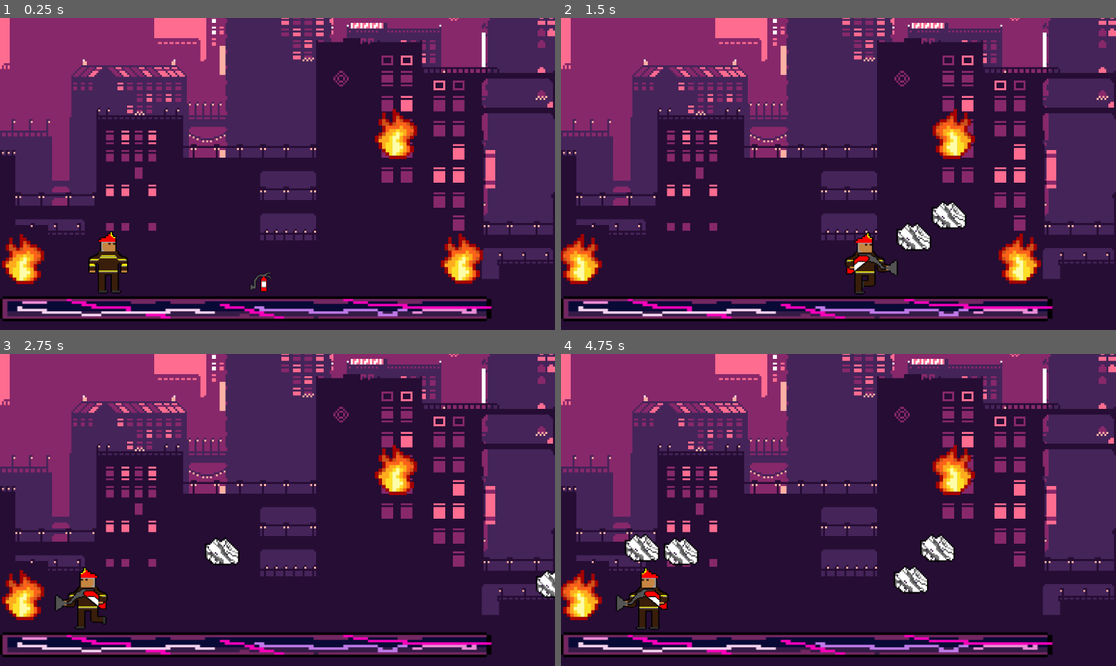
Above: before the commit, frames 1-4 (two rows, left to right).
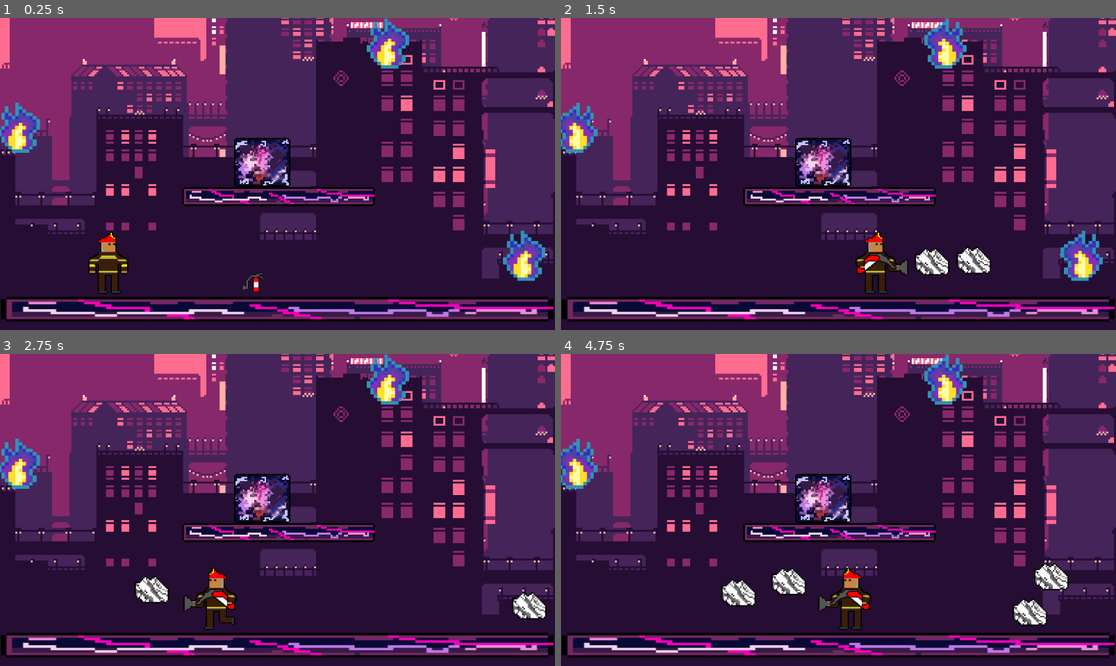
Above: after the commit, the same moments.

Repository: Periusdv/trabalhoa3_jogo_pazjusticainstituicoes
Game: Godot game, scene res://world.tscn
Two runs of this game, one before a commit and one after it. Both use one fixed random seed, a clock stepped at 60 frames per second and the inputs below.
Inputs:
- Up to frame 1 (0.25 s): no input
- Up to frame 2 (1.5 s): tap Enter at 0.5 s; hold Right (ui_right) from 0.53 s (still down); tap Space (ui_select) at 0.6, 0.77, 1.07, 1.35 s
- Up to frame 3 (2.75 s): tap Space (ui_select) at 1.52, 1.82, 2.1 s; release Right (ui_right) at 2.03 s; hold Left (ui_left) from 2.03 s (still down)
- Up to frame 4 (4.75 s): release Left (ui_left) at 2.78 s; hold Right (ui_right) 2.78-4.28 s; tap Space (ui_select) at 2.85, 3.02, 3.32, 3.6, 3.77, 4.07, 4.35, 4.52 s; hold Left (ui_left) from 4.28 s (still down)

The runs differ from the first frame. In frame 1, 15% of the frame differs, in the area x 0-100%, y 0-98%; in frame 2, 17%; in frame 3, 16%; in frame 4, 18%.

Commit message:
build
fogo azul e plataformas e blocos com skipt da spuma

Diff:
--- /dev/null
+++ b/back_grond.gd
@@ -0,0 +1,8 @@
+extends Node2D
+
+@export var scroll_speed := 0.5
+
+func _process(_delta):
+	var player = get_node("../player") # ajusta o caminho do player
+	if player:
+		$TextureRect.material.set_shader_parameter("player_position", player.global_position / 1000.0)
--- /dev/null
+++ b/back_grond.gdshader
@@ -0,0 +1,9 @@
+shader_type canvas_item;
+
+uniform float scroll_speed : hint_range(0.0, 2.0) = 0.5;
+uniform vec2 player_position;
+
+void fragment() {
+    vec2 uv = UV + player_position * scroll_speed;
+    COLOR = texture(TEXTURE, uv);
+}
--- /dev/null
+++ b/back_grond.tscn
@@ -0,0 +1,21 @@
+[gd_scene load_steps=5 format=3 uid="uid://dx4oo34vh47qc"]
+
+[ext_resource type="Shader" uid="uid://d1lwtswddi7o3" path="res://back_grond.gdshader" id="1_28dbd"]
+[ext_resource type="Script" uid="uid://dji8es3g605fj" path="res://back_grond.gd" id="1_dwyq1"]
+[ext_resource type="Texture2D" uid="uid://cw6sfec4db4n0" path="res://assets/Cidade1.png" id="2_dwyq1"]
+
+[sub_resource type="ShaderMaterial" id="ShaderMaterial_el2g2"]
+shader = ExtResource("1_28dbd")
+shader_parameter/scroll_speed = 0.5
+shader_parameter/player_position = Vector2(0, 0)
+
+[node name="BackGrond" type="Node2D"]
+script = ExtResource("1_dwyq1")
+
+[node name="TextureRect" type="TextureRect" parent="."]
+texture_repeat = 2
+material = SubResource("ShaderMaterial_el2g2")
+offset_top = -647.0
+offset_right = 2304.0
+offset_bottom = 649.0
+texture = ExtResource("2_dwyq1")
--- /dev/null
+++ b/caixa.tscn
@@ -0,0 +1,16 @@
+[gd_scene load_steps=3 format=3 uid="uid://pb0w02ytaa37"]
+
+[ext_resource type="Texture2D" uid="uid://jfhbaqt0gqx7" path="res://assets/Bloco.png" id="1_htcy5"]
+
+[sub_resource type="RectangleShape2D" id="RectangleShape2D_tpuep"]
+size = Vector2(114, 101)
+
+[node name="caixa" type="StaticBody2D"]
+
+[node name="Sprite2D" type="Sprite2D" parent="."]
+position = Vector2(72, 71)
+texture = ExtResource("1_htcy5")
+
+[node name="CollisionShape2D" type="CollisionShape2D" parent="."]
+position = Vector2(59, 51.5)
+shape = SubResource("RectangleShape2D_tpuep")
--- /dev/null
+++ b/chao_menor.tscn
@@ -0,0 +1,16 @@
+[gd_scene load_steps=3 format=3 uid="uid://dx0emexnv0tmu"]
+
+[ext_resource type="Texture2D" uid="uid://bcv5wonvgf7tv" path="res://assets/ChaoNovo.png" id="1_qcgc7"]
+
+[sub_resource type="RectangleShape2D" id="RectangleShape2D_e7wfd"]
+size = Vector2(405, 36)
+
+[node name="chaoMenor" type="StaticBody2D"]
+
+[node name="Sprite2D" type="Sprite2D" parent="."]
+position = Vector2(197, -74)
+texture = ExtResource("1_qcgc7")
+
+[node name="CollisionShape2D" type="CollisionShape2D" parent="."]
+position = Vector2(195, 18)
+shape = SubResource("RectangleShape2D_e7wfd")
--- a/estintor.tscn
+++ b/estintor.tscn
@@ -4,7 +4,7 @@
 [ext_resource type="Texture2D" uid="uid://cphtg6ixu21q0" path="res://assets/ExtintorIncendioNovo.png" id="2_tkfan"]
 
 [sub_resource type="RectangleShape2D" id="RectangleShape2D_tkfan"]
-size = Vector2(45, 56.25)
+size = Vector2(46, 56.25)
 
 [node name="Estintor" type="RigidBody2D"]
 script = ExtResource("1_tkfan")
@@ -15,5 +15,5 @@
 texture = ExtResource("2_tkfan")
 
 [node name="CollisionShape2D" type="CollisionShape2D" parent="."]
-position = Vector2(59.5, 28.875)
+position = Vector2(59, 28.875)
 shape = SubResource("RectangleShape2D_tkfan")
--- a/fogo.tscn
+++ b/fogo.tscn
@@ -1,30 +1,11 @@
-[gd_scene load_steps=8 format=3 uid="uid://g5nf84c05l3e"]
+[gd_scene load_steps=6 format=3 uid="uid://g5nf84c05l3e"]
 
-[ext_resource type="Texture2D" uid="uid://bdl1agxkvvs4e" path="res://flame-lit-1.png.png" id="1_36til"]
 [ext_resource type="Script" uid="uid://dnhhofrtdk2ru" path="res://fogo.gd" id="1_s37p7"]
-[ext_resource type="Texture2D" uid="uid://dfbi8k86nlmfv" path="res://flame-lit-3.png.png" id="2_s37p7"]
 [ext_resource type="Texture2D" uid="uid://stsv2i7eukn7" path="res://flame-lit-1.png (1).png" id="4_prn2k"]
 [ext_resource type="Texture2D" uid="uid://cb3s5igmuwe81" path="res://flame-lit-2.png.png" id="5_6mikp"]
 
 [sub_resource type="SpriteFrames" id="SpriteFrames_xvst4"]
 animations = [{
-"frames": [{
-"duration": 1.0,
-"texture": ExtResource("1_36til")
-}, {
-"duration": 1.0,
-"texture": ExtResource("2_s37p7")
-}, {
-"duration": 1.0,
-"texture": ExtResource("2_s37p7")
-}, {
-"duration": 1.0,
-"texture": ExtResource("1_36til")
-}],
-"loop": true,
-"name": &"default",
-"speed": 5.0
-}, {
 "frames": [{
 "duration": 1.0,
 "texture": ExtResource("4_prn2k")
@@ -39,7 +20,12 @@
 "texture": ExtResource("4_prn2k")
 }],
 "loop": true,
-"name": &"fogo_azul",
+"name": &"default",
+"speed": 5.0
+}, {
+"frames": [],
+"loop": true,
+"name": &"new_animation",
 "speed": 5.0
 }]
 
--- a/ground.tscn
+++ b/ground.tscn
@@ -3,15 +3,15 @@
 [ext_resource type="Texture2D" uid="uid://bcv5wonvgf7tv" path="res://assets/ChaoNovo.png" id="1_yh8r4"]
 
 [sub_resource type="RectangleShape2D" id="RectangleShape2D_t7tip"]
-size = Vector2(1024, 70)
+size = Vector2(1148, 70)
 
 [node name="Ground" type="StaticBody2D"]
 
 [node name="Sprite2D" type="Sprite2D" parent="."]
-position = Vector2(-1.50003, -128.5)
-scale = Vector2(2.5625, 1.2875)
+position = Vector2(59.5, -128.5)
+scale = Vector2(2.8675, 1.2875)
 texture = ExtResource("1_yh8r4")
 
 [node name="CollisionShape2D" type="CollisionShape2D" parent="."]
-position = Vector2(-2, -3)
+position = Vector2(60, -3)
 shape = SubResource("RectangleShape2D_t7tip")
--- a/player.gd
+++ b/player.gd
@@ -17,8 +17,8 @@
 var super_power := false
 var facing_dir := 1 # 1 = direita, -1 = esquerda
 
-# Precarrega cena da fumaça
-var smoke_scene := preload("res://fumaça.tscn") # Ajuste o caminho
+# Cena da fumaça
+var smoke_scene := preload("res://fumaça.tscn")
 
 func _ready():
 	start_position = global_position
@@ -26,7 +26,6 @@
 func _physics_process(delta):
 	velocity.y += gravity * delta
 
-	# Knockback
 	if is_knocked_back:
 		velocity.x = knockback_velocity.x
 		velocity.y += knockback_velocity.y * delta
@@ -34,7 +33,6 @@
 		if knockback_velocity.length() < 10:
 			is_knocked_back = false
 	else:
-		# Movimento normal
 		var direction_input = Input.get_axis("ui_left", "ui_right")
 		velocity.x = direction_input * speed
 
@@ -57,18 +55,16 @@
 
 		$AnimatedSprite2D.flip_h = facing_dir < 0
 
-		# Pulo
 		if Input.is_action_just_pressed("ui_up") and is_on_floor():
 			$SoundJump.play()
 			velocity.y = jump_speed
 
 	move_and_slide()
 
-	# Disparar fumaça
+	# Dispara fumaça
 	if has_extintor and Input.is_action_just_pressed("ui_select"):
 		shoot_fumaça()
 
-	# Colisões
 	var collision = move_and_collide(velocity * get_physics_process_delta_time())
 	if collision:
 		_on_collision(collision)
@@ -78,17 +74,16 @@
 	if not obj:
 		return
 
-	# Pegou extintor
 	if obj.is_in_group("estintor"):
 		obj.queue_free()
 		do_super()
-	# Colidiu com fogo sem extintor
 	elif obj.is_in_group("fogo") and not has_extintor:
 		var dir_hit = sign(global_position.x - obj.global_position.x)
 		print("🔥 Levou dano!")
 		knockback_velocity = Vector2(dir_hit * knockback_force, -200)
 		is_knocked_back = true
 
+# ---- DISPARO DE FUMAÇA ----
 func shoot_fumaça():
 	if not smoke_scene:
 		print("⚠️ Cena da fumaça não atribuída!")
@@ -96,15 +91,24 @@
 
 	var fumaça = smoke_scene.instantiate()
 	get_parent().add_child(fumaça)
-	fumaça.global_position = global_position + Vector2(20 * facing_dir, -10)
+
+	# Calcula ponto de spawn mais para baixo
+	var half_h = $CollisionShape2D.shape.get_rect().size.y / 2.0 if $CollisionShape2D and $CollisionShape2D.shape is RectangleShape2D else 16
+
+
+	# Aumente o valor positivo para descer mais
+	var pos = Vector2(global_position.x + (32 * facing_dir), global_position.y + 30)
+	# ↑↑↑ agora a fumaça sai mais para baixo do corpo
+
+	fumaça.global_position = pos
 	fumaça.direction = facing_dir
-	print("💨 Fumaça lançada!")
+	print("💨 Fumaça lançada em ", pos)
 
 func do_super() -> void:
 	if not super_power:
 		super_power = true
 		has_extintor = true
-		speed += 100
+		speed += 50
 		print("🧯 Extintor adquirido!")
 		$AnimatedSprite2D.play("super")
 		$AnimatedSprite2D.frame = 0
--- a/world.tscn
+++ b/world.tscn
@@ -1,38 +1,42 @@
-[gd_scene load_steps=7 format=3 uid="uid://btob2ibsxxka1"]
+[gd_scene load_steps=9 format=3 uid="uid://btob2ibsxxka1"]
 
+[ext_resource type="PackedScene" uid="uid://dx4oo34vh47qc" path="res://back_grond.tscn" id="1_dwbse"]
 [ext_resource type="PackedScene" uid="uid://bo3agc564g32n" path="res://player.tscn" id="2_aqk2v"]
-[ext_resource type="Texture2D" uid="uid://cw6sfec4db4n0" path="res://assets/Cidade1.png" id="2_dwbse"]
 [ext_resource type="PackedScene" uid="uid://bfv1ckpkmbpy7" path="res://ground.tscn" id="3_036b0"]
 [ext_resource type="AudioStream" uid="uid://bfs8eqbuc5xdy" path="res://assets/music.ogg" id="4_aqk2v"]
 [ext_resource type="PackedScene" uid="uid://g5nf84c05l3e" path="res://fogo.tscn" id="5_036b0"]
 [ext_resource type="PackedScene" uid="uid://b44hax4ym128" path="res://estintor.tscn" id="6_dwbse"]
+[ext_resource type="PackedScene" uid="uid://dx0emexnv0tmu" path="res://chao_menor.tscn" id="7_pkg7o"]
+[ext_resource type="PackedScene" uid="uid://pb0w02ytaa37" path="res://caixa.tscn" id="8_gbfbk"]
 
 [node name="World" type="Node2D"]
 
-[node name="TextureRect" type="TextureRect" parent="."]
-offset_top = -646.0
-offset_right = 2304.0
-offset_bottom = 650.0
-texture = ExtResource("2_dwbse")
+[node name="BackGrond" parent="." instance=ExtResource("1_dwbse")]
 
 [node name="Ground" parent="." instance=ExtResource("3_036b0")]
-position = Vector2(509, 614)
+position = Vector2(516, 615)
 
 [node name="Player" parent="." instance=ExtResource("2_aqk2v")]
 position = Vector2(194, 427)
 
 [node name="fogo" parent="." instance=ExtResource("5_036b0")]
-position = Vector2(-18, 443)
+position = Vector2(-27, 170)
 
 [node name="fogo2" parent="." instance=ExtResource("5_036b0")]
-position = Vector2(893, 442)
+position = Vector2(1022, 436)
 
 [node name="fogo3" parent="." instance=ExtResource("5_036b0")]
-position = Vector2(756, 183)
+position = Vector2(739, -5)
 
 [node name="Music" type="AudioStreamPlayer2D" parent="."]
 stream = ExtResource("4_aqk2v")
 autoplay = true
 
 [node name="Estintor" parent="." instance=ExtResource("6_dwbse")]
-position = Vector2(482, 522)
+position = Vector2(466, 517)
+
+[node name="chaoMenor" parent="." instance=ExtResource("7_pkg7o")]
+position = Vector2(381, 353)
+
+[node name="caixa" parent="." instance=ExtResource("8_gbfbk")]
+position = Vector2(486, 250)
Not shown, added: assets/Bloco.png.import
Not shown, added: back_grond.gd.uid
Not shown, added: back_grond.gdshader.uid
